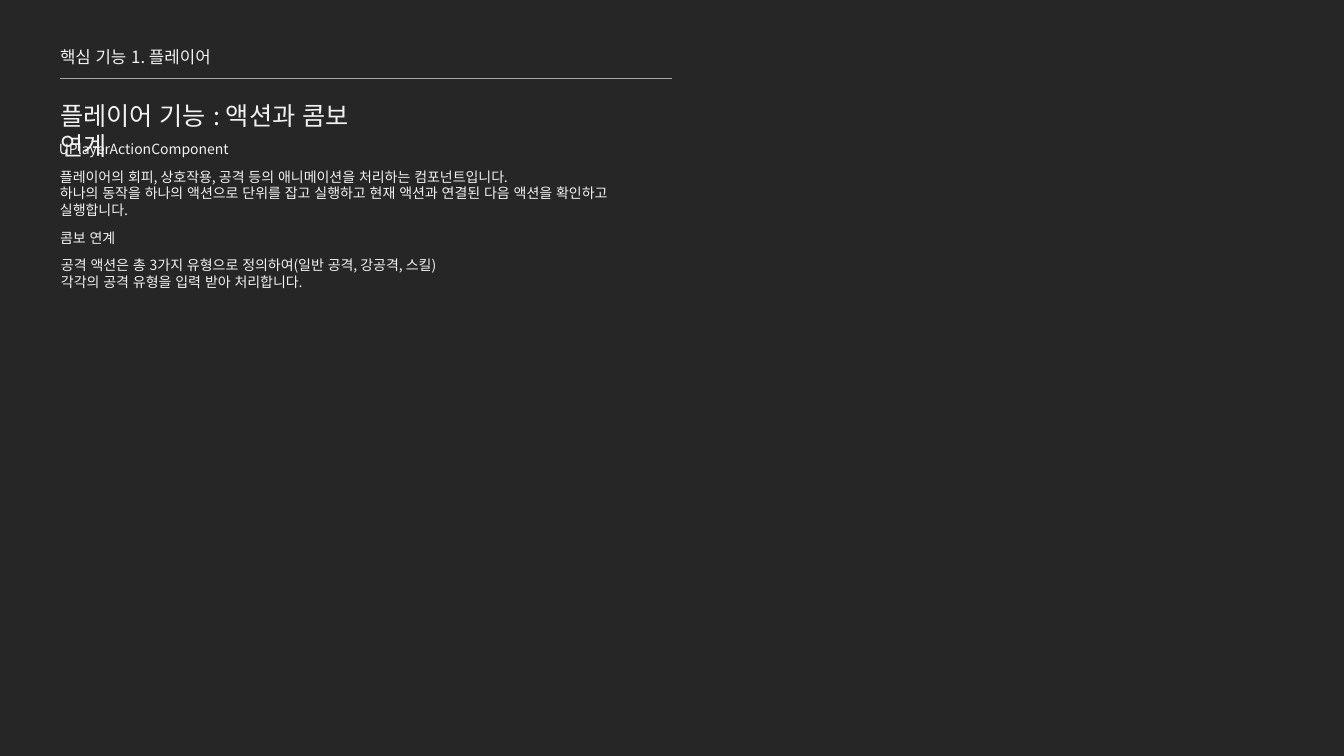
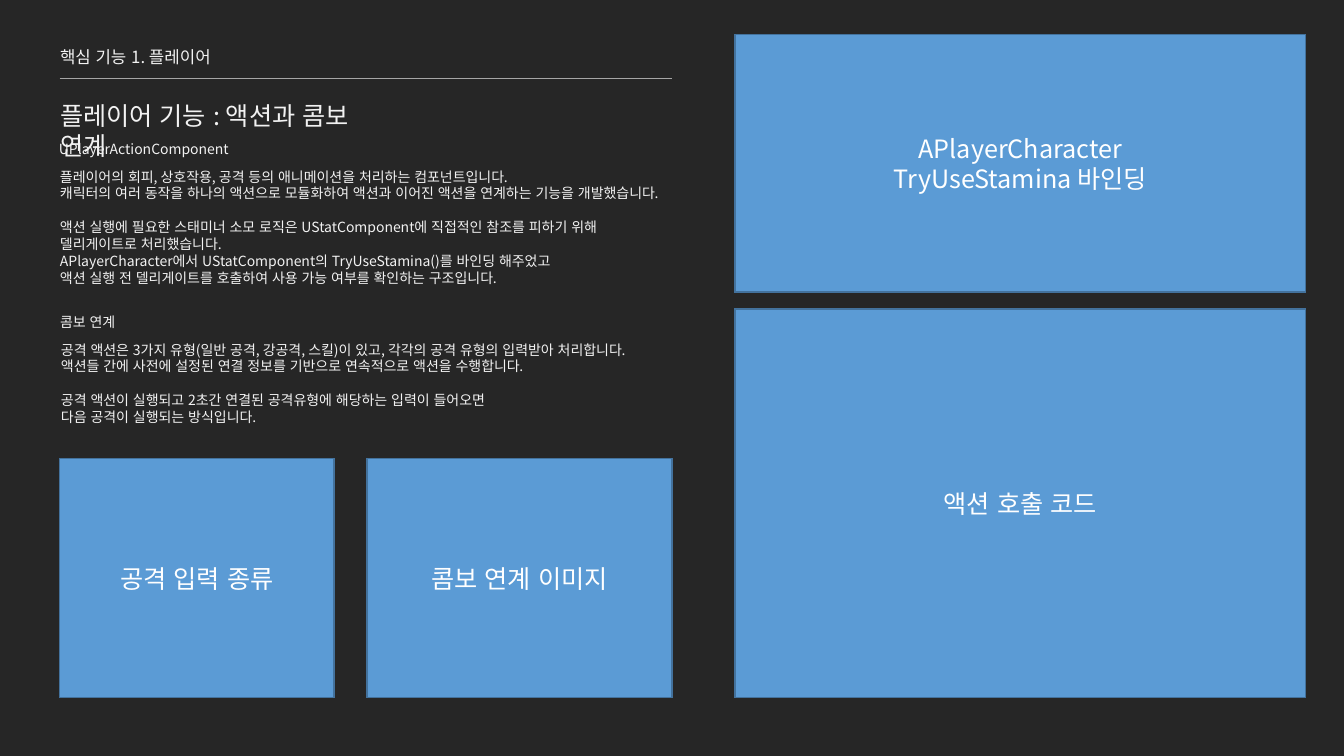
Before and after one commit to jhk0701/project-ARPGHunter, a slide deck: slide 11 of Docs/UnrealEngine_문서_김정환.pptx. Drawn at 1344x756 pixels with LibreOffice and Linux fonts; fonts in the diff are those of the drawing. Boxes give left, top, right and bottom in pixels: in the first picture for what was removed or moved away, otherwise in the second. Text is boxed around its words. In the diff, an @@ line names an element or a change of style, - is before the commit and + after.

```diff
--- a/Docs/UnrealEngine_문서_김정환.pptx
+++ b/Docs/UnrealEngine_문서_김정환.pptx
@@ rectangle added at (735, 34, 1306, 291), fill #5B9BD5, outline #43739E 1 pt, 18 pt, text #FFFFFF @@
+APlayerCharacter
+TryUseStamina 바인딩
@@ text at (60, 186, 658, 284): text changed @@
-하나의 동작을 하나의 액션으로 단위를 잡고 실행하고 현재 액션과 연결된 다음 액션을 확인하고 실행합니다.
+캐릭터의 여러 동작을 하나의 액션으로 모듈화하여 액션과 이어진 액션을 연계하는 기능을 개발했습니다.
+액션 실행에 필요한 스태미너 소모 로직은 UStatComponent에 직접적인 참조를 피하기 위해
+델리게이트로 처리했습니다.
+APlayerCharacter에서 UStatComponent의 TryUseStamina()를 바인딩 해주었고
+액션 실행 전 델리게이트를 호출하여 사용 가능 여부를 확인하는 구조입니다.
@@ text "콤보 연계": place and size @@
-text "콤보 연계" at (60, 231, 116, 244)
+text "콤보 연계" at (60, 315, 116, 328)
@@ rectangle added at (735, 310, 1306, 699), fill #5B9BD5, outline #43739E 1 pt, 18 pt, text #FFFFFF @@
+액션 호출 코드
@@ text at (61, 343, 626, 423): text changed @@
-공격 액션은 총 3가지 유형으로 정의하여(일반 공격, 강공격, 스킬)
-각각의 공격 유형을 입력 받아 처리합니다.
+공격 액션은 3가지 유형(일반 공격, 강공격, 스킬)이 있고, 각각의 공격 유형의 입력받아 처리합니다.
+액션들 간에 사전에 설정된 연결 정보를 기반으로 연속적으로 액션을 수행합니다.
+공격 액션이 실행되고 2초간 연결된 공격유형에 해당하는 입력이 들어오면
+다음 공격이 실행되는 방식입니다.
@@ rectangle added at (59, 459, 334, 698), fill #5B9BD5, outline #43739E 1 pt, 18 pt, text #FFFFFF @@
+공격 입력 종류
@@ rectangle added at (367, 459, 673, 698), fill #5B9BD5, outline #43739E 1 pt, 18 pt, text #FFFFFF @@
+콤보 연계 이미지
```
Also in this commit, not shown: 1 other slide changed, 1 slide added, 4 other files.
